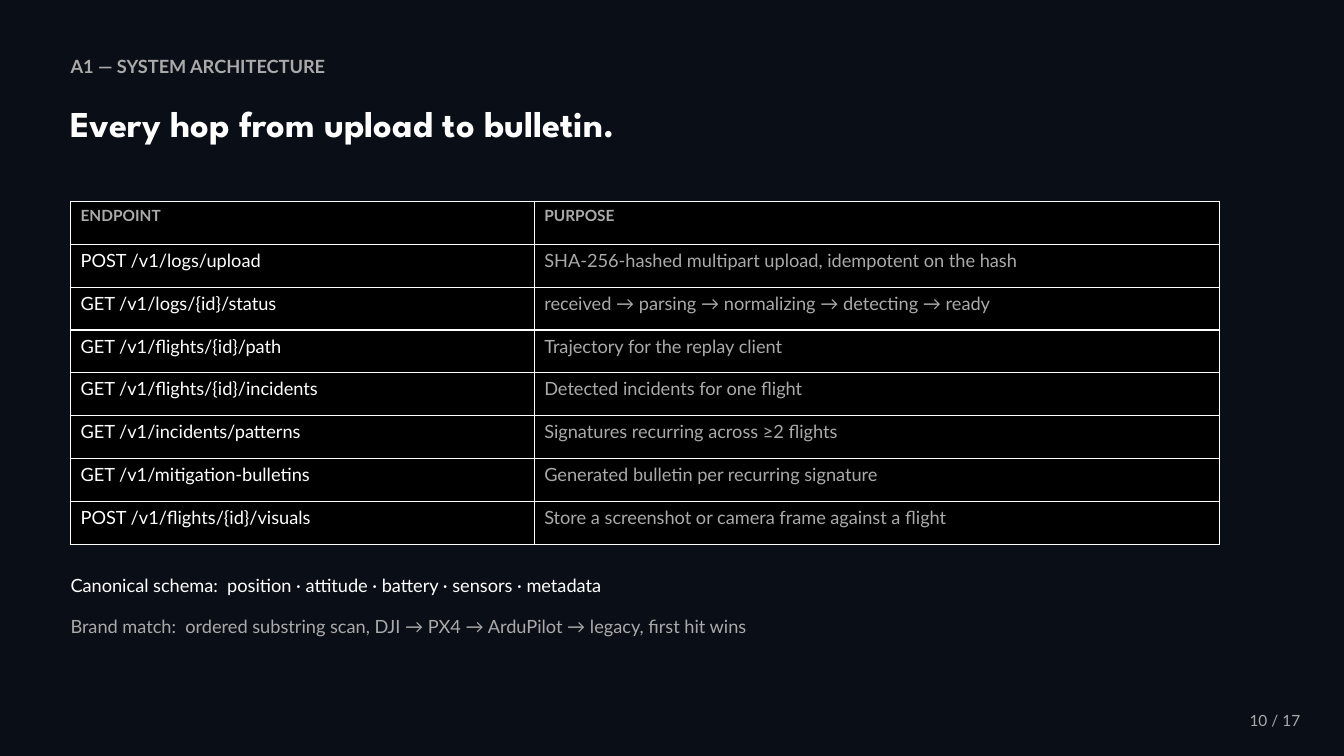
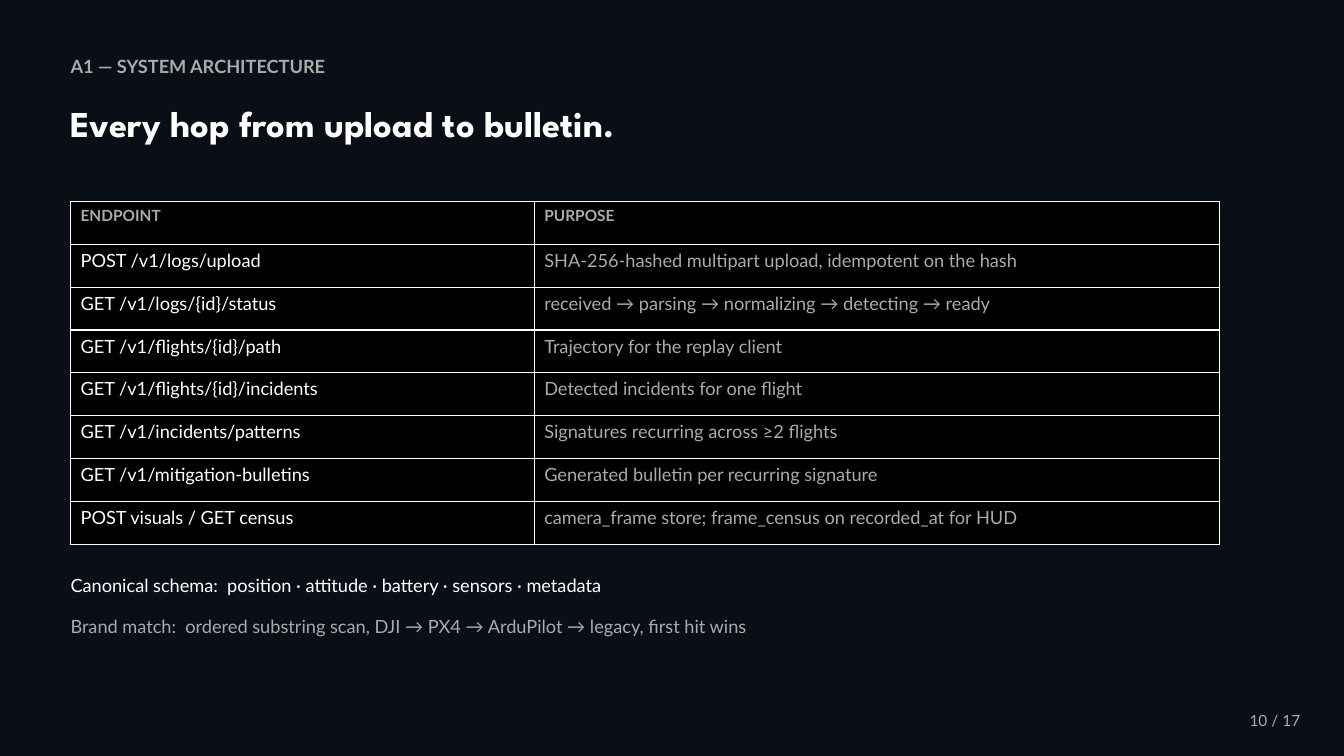
Before and after one commit to Sea1vester/WISL-Singapore-Defence-Tech-Hackathon, a slide deck: slide 10 of WISL_Pitch_Deck.pptx. Drawn at 1344x756 pixels with LibreOffice and Linux fonts; fonts in the diff are those of the drawing. Boxes give left, top, right and bottom in pixels: in the first picture for what was removed or moved away, otherwise in the second. Text is boxed around its words. In the diff, an @@ line names an element or a change of style, - is before the commit and + after.

```diff
--- a/WISL_Pitch_Deck.pptx
+++ b/WISL_Pitch_Deck.pptx
@@ table at [71, 202, 1220, 544] @@
-row 8, column 1: POST /v1/flights/{id}/visuals
+row 8, column 1: POST visuals / GET census
-row 8, column 2: Store a screenshot or camera frame against a flight
+row 8, column 2: camera_frame store; frame_census on recorded_at for HUD
```
Also in this commit, not shown: 6 other slides changed, 2 slides added, 2 slides removed, 4 other files.
